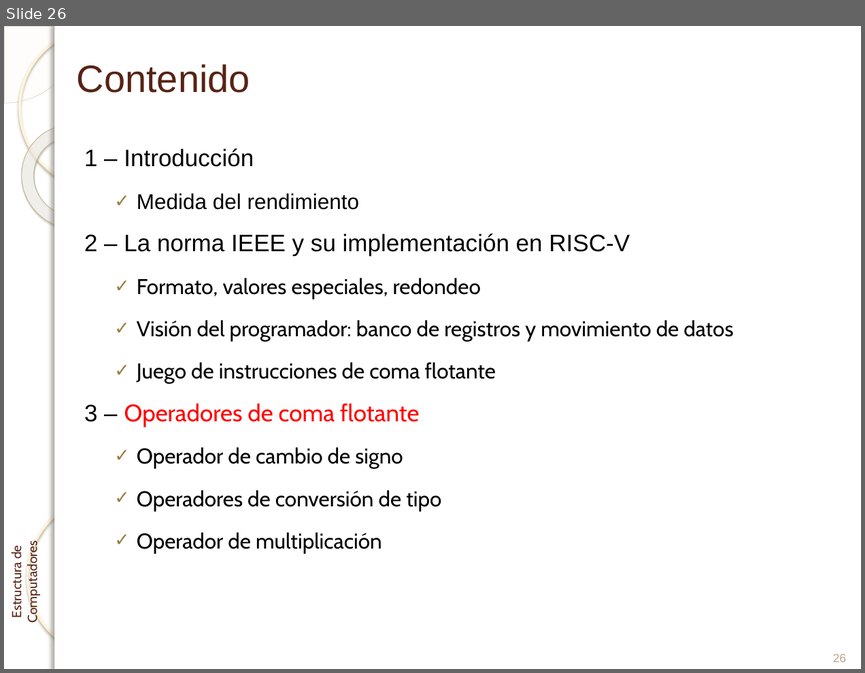
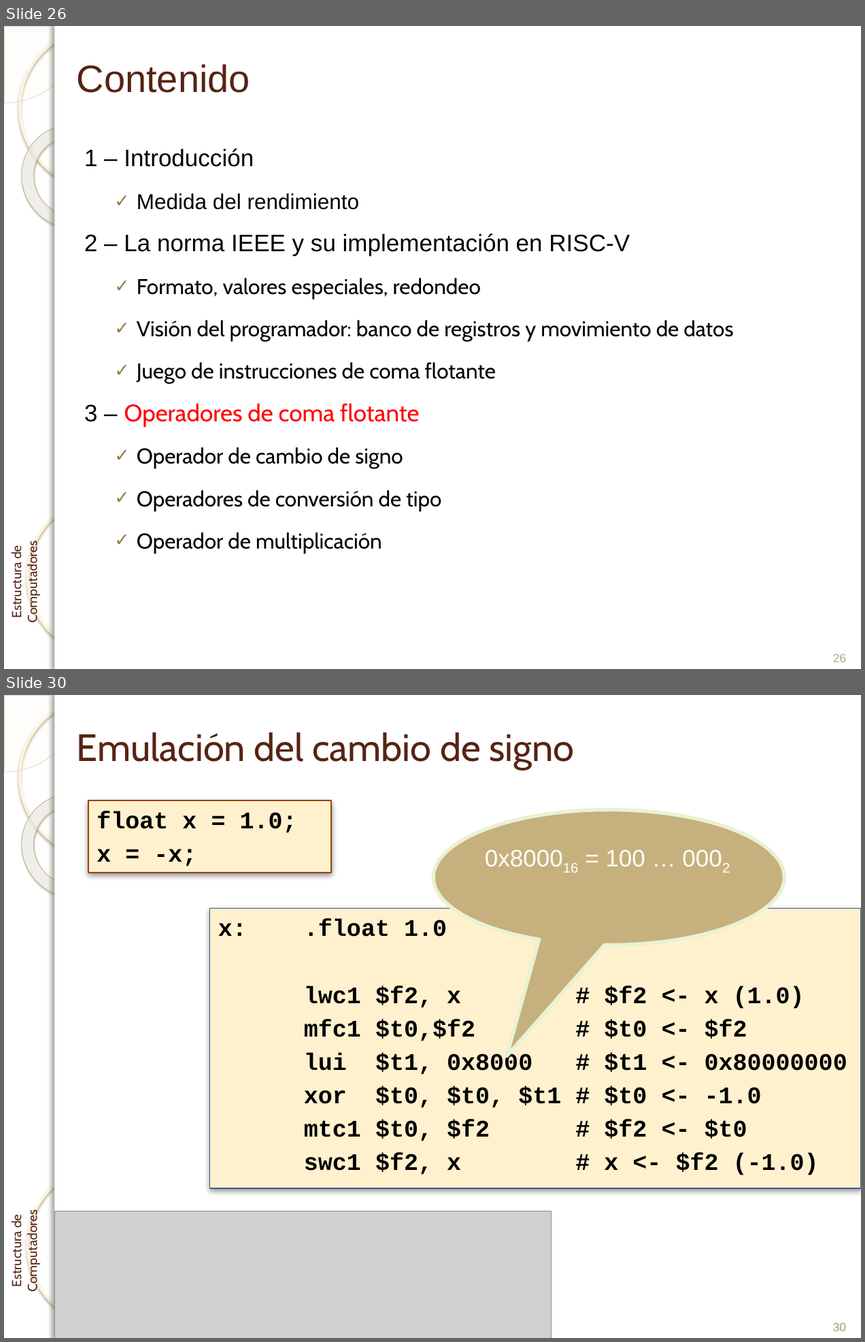
Before and after one commit to enriquesquintana/ETC, a slide deck: ETC_RISCV/Teoría/Tema 4. Aritmética de coma flotante_RISCV.pptx. Shown one above the other, each under a label of ours: slide 26 before the commit, slides 26 and 30 after it; the slides between them are not shown. The pictures are 865x673 and 865x1342 pixels, drawn with LibreOffice and Linux fonts; fonts in the diff are those of the drawing; grey boxes stand for pictures; background and template pictures are left out. Boxes give left, top, right and bottom in pixels: in the first picture for what was removed or moved away, otherwise in the second. Text is boxed around its words. In the diff, an @@ line names an element or a change of style, - is before the commit and + after.

```diff
--- a/ETC_RISCV/Teoría/Tema 4. Aritmética de coma flotante_RISCV.pptx
+++ b/ETC_RISCV/Teoría/Tema 4. Aritmética de coma flotante_RISCV.pptx
@@ slide 30 added at bbox=[4, 695, 861, 1338], background picture (left out); not listed: 7 template elements that a slide beside it also shows @@
@@ title added at bbox=[77, 732, 575, 770], 32 pt, text #572314 @@
+Emulación del cambio de signo
@@ rectangle added at bbox=[88, 800, 330, 872], fill #FFF1CE, outline #964305 0.75 pt, 20 pt, text #000000, bold @@
+float x = 1.0;
+x = -x;
@@ speech bubble added at bbox=[433, 810, 784, 945], fill #C6B07E, outline #E8F2D3 3 pt, 20 pt, text #FFFFFF @@
+0x800016 = 100 … 0002
@@ rectangle added at bbox=[209, 909, 861, 1187], fill #FFF1CE, outline #475A8D 0.75 pt, 20 pt, text #000000, bold @@
+x: .float 1.0
+lwc1 $f2, x # $f2 <- x (1.0)
+mfc1 $t0,$f2 # $t0 <- $f2
+lui $t1, 0x8000 # $t1 <- 0x80000000
+xor $t0, $t0, $t1 # $t0 <- -1.0
+mtc1 $t0, $f2 # $f2 <- $t0
+swc1 $f2, x # x <- $f2 (-1.0)
@@ picture added at bbox=[54, 1211, 551, 1338] @@
@@ page number added at bbox=[818, 1307, 861, 1338], 10 pt, text #B6A98A @@
+30
@@ page number added at bbox=[833, 1323, 846, 1331], 10 pt, text #B6A98A @@
+30
```
Also in this commit, not shown: 3 slides changed, 14 other slides added, 3 other files.
